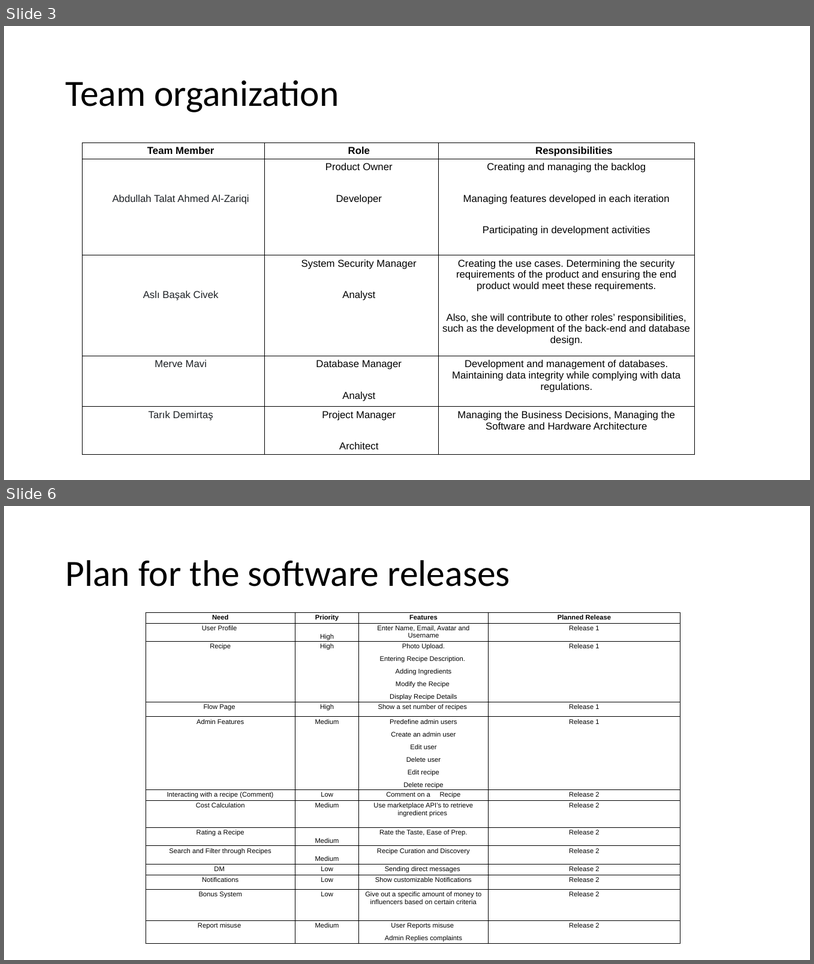
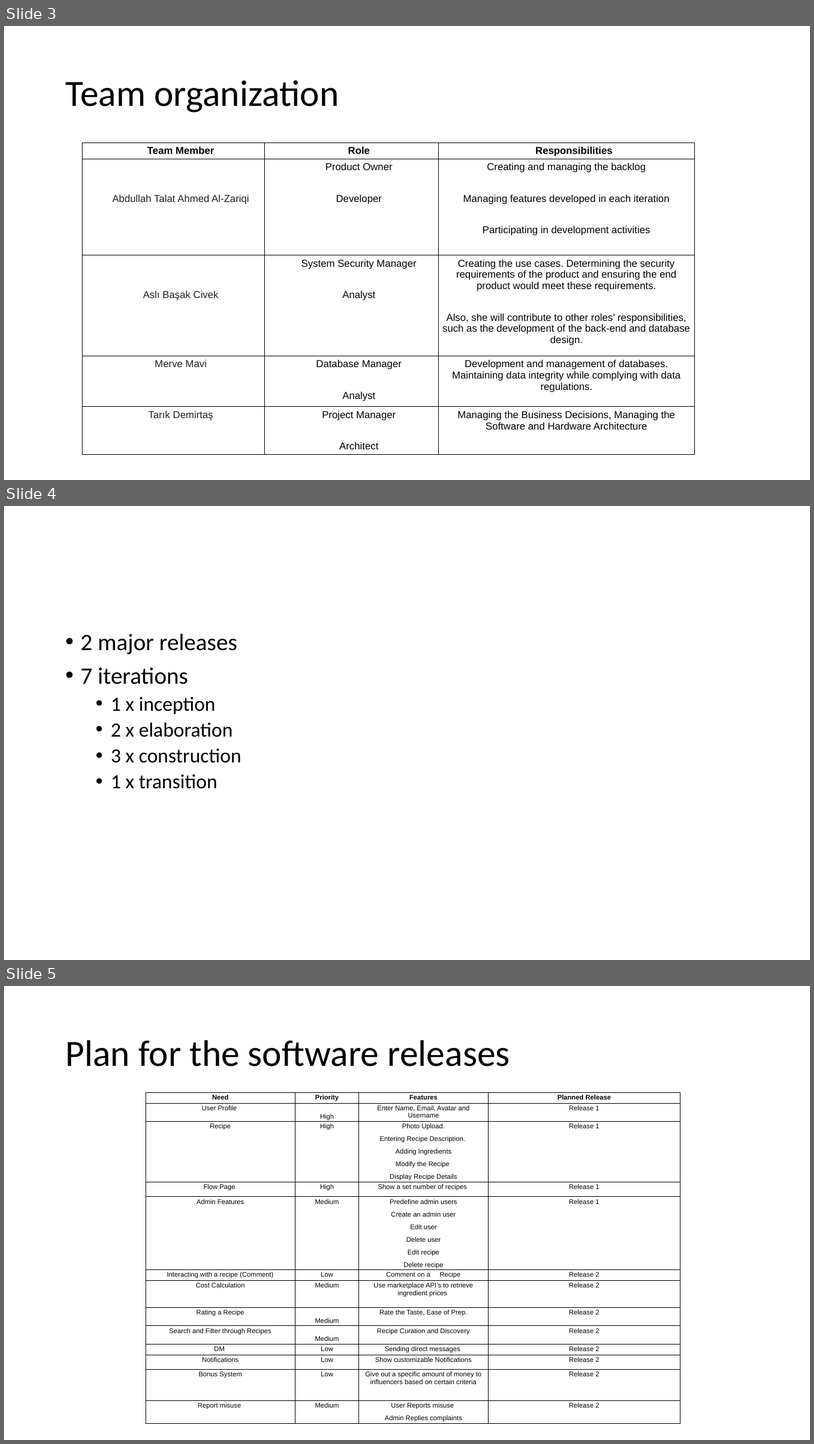
Before and after one commit to BremenTownMusicians/Hungerger, a slide deck: Presentation.pptx. Shown one above the other, each under a label of ours: slides 3 and 6 before the commit, slides 3, 4 and 5 after it; the slides between them are not shown. The pictures are 814x964 and 814x1444 pixels, drawn with LibreOffice and Linux fonts; fonts in the diff are those of the drawing. Boxes give left, top, right and bottom in pixels: in the first picture for what was removed or moved away, otherwise in the second. Text is boxed around its words. In the diff, an @@ line names an element or a change of style, - is before the commit and + after.

```diff
--- a/Presentation.pptx
+++ b/Presentation.pptx
@@ slide 4 added at (x1=4, y1=506, x2=810, y2=960), background #FFFFFF @@
@@ text added at (x1=81, y1=633, x2=242, y2=789), 24 pt, text #000000 @@
+• 2 major releases
+• 7 iterations
+  • 1 x inception
+  • 2 x elaboration
+  • 3 x construction
+  • 1 x transition
@@ what was slide 6 is now slide 5 @@
```
